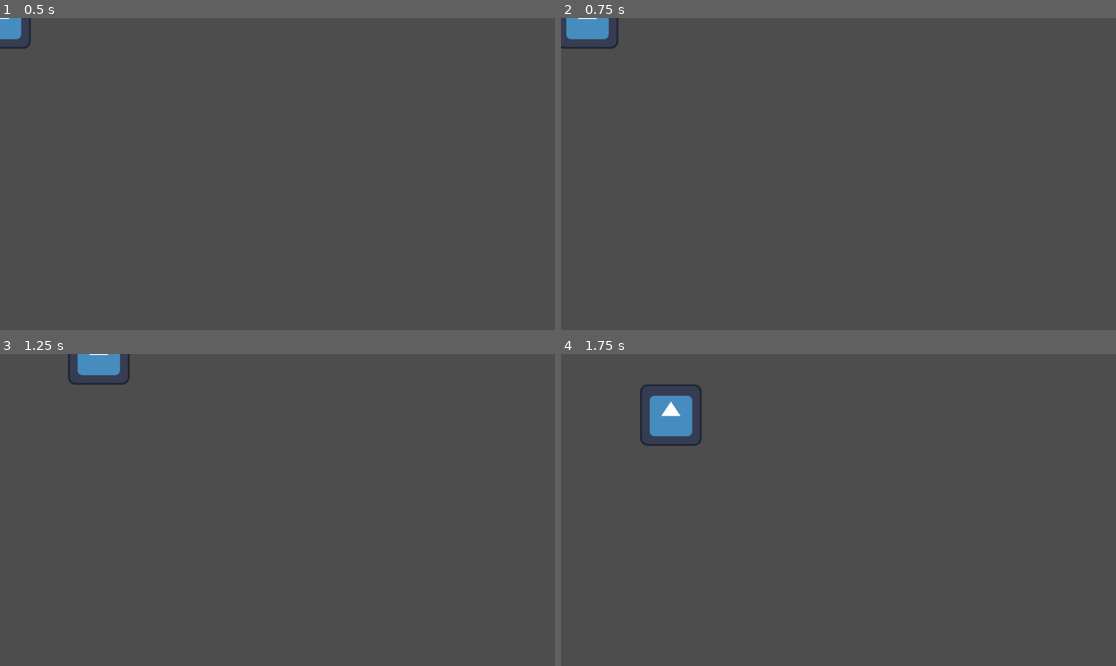
Above: before the commit, frames 1-4 (two rows, left to right).
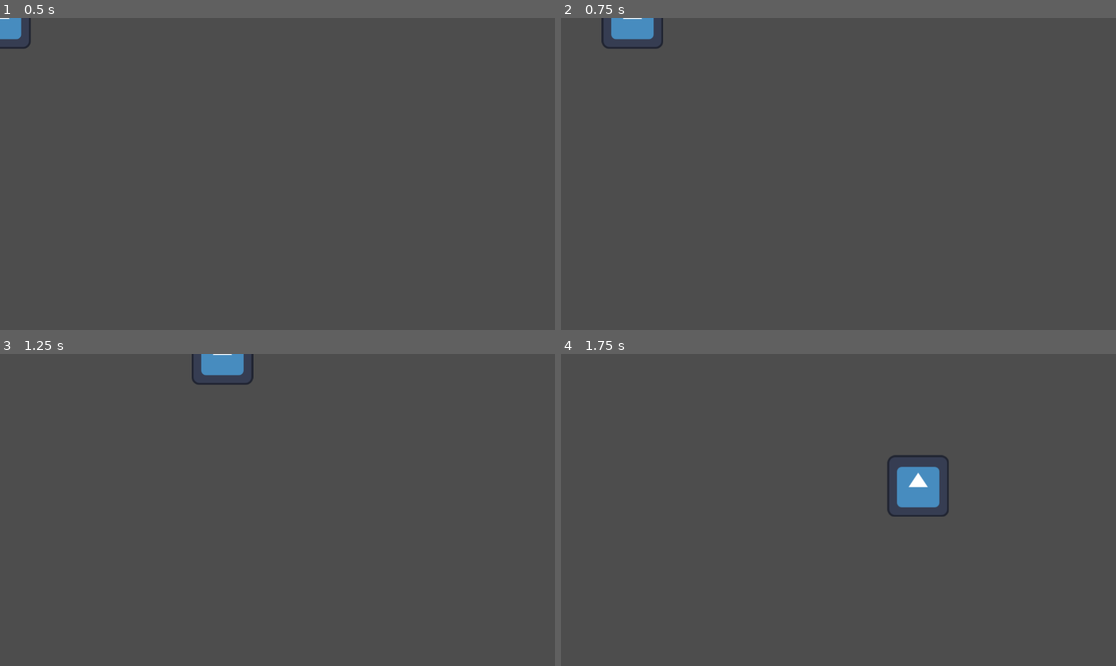
Above: after the commit, the same moments.

Repository: jwoodford28-droid/Group-Game
Game: Godot game, scene res://Scenes/Player.tscn
Same seed, same stepped clock (60 frames per second), same inputs: the game is played once before the commit and once after it. The project has no main scene, so this scene is started directly. The engine's default icon, where the game draws it, is replaced by a stand-in: a white triangle on a blue panel in a dark square.
Inputs:
- Up to frame 1 (0.5 s): no input
- Up to frame 2 (0.75 s): tap Enter at 0.5 s; hold D (Right) from 0.53 s (still down); tap F (Dodge, bound only after the commit) at 0.6 s
- Up to frame 3 (1.25 s): keep holding D (Right)
- Up to frame 4 (1.75 s): release D (Right) at 1.28 s; hold S (Down) from 1.28 s (still down); tap F (Dodge, bound only after the commit) at 1.35 s

Frame 1 is identical in both runs. In frame 2, 1.2% of the frame differs, in the area x 0-19%, y 0-10%; in frame 3, 1.4%; in frame 4, 2.6%, in the area x 14-70%, y 9-53%.

Commit message:
Dodge
Dodging

Diff:
--- a/group-game/Scenes/Player.tscn
+++ b/group-game/Scenes/Player.tscn
@@ -6,11 +6,84 @@
 [sub_resource type="CircleShape2D" id="CircleShape2D_kpjcp"]
 radius = 52.03845
 
+[sub_resource type="SpriteFrames" id="SpriteFrames_rpqav"]
+animations = [{
+"frames": [{
+"duration": 1.0,
+"texture": ExtResource("2_kyqiw")
+}],
+"loop": true,
+"name": &"Down",
+"speed": 5.0
+}, {
+"frames": [{
+"duration": 1.0,
+"texture": ExtResource("2_kyqiw")
+}],
+"loop": true,
+"name": &"DownLeft",
+"speed": 5.0
+}, {
+"frames": [{
+"duration": 1.0,
+"texture": ExtResource("2_kyqiw")
+}],
+"loop": true,
+"name": &"DownRight",
+"speed": 5.0
+}, {
+"frames": [{
+"duration": 1.0,
+"texture": ExtResource("2_kyqiw")
+}],
+"loop": true,
+"name": &"Left",
+"speed": 5.0
+}, {
+"frames": [{
+"duration": 1.0,
+"texture": ExtResource("2_kyqiw")
+}],
+"loop": true,
+"name": &"Right",
+"speed": 5.0
+}, {
+"frames": [{
+"duration": 1.0,
+"texture": ExtResource("2_kyqiw")
+}],
+"loop": true,
+"name": &"Up",
+"speed": 5.0
+}, {
+"frames": [{
+"duration": 1.0,
+"texture": ExtResource("2_kyqiw")
+}],
+"loop": true,
+"name": &"UpLeft",
+"speed": 5.0
+}, {
+"frames": [{
+"duration": 1.0,
+"texture": ExtResource("2_kyqiw")
+}],
+"loop": true,
+"name": &"UpRight",
+"speed": 5.0
+}]
+
 [node name="CharacterBody2D" type="CharacterBody2D" unique_id=545131653]
 script = ExtResource("1_rpqav")
 
 [node name="CollisionShape2D" type="CollisionShape2D" parent="." unique_id=1149845236]
 shape = SubResource("CircleShape2D_kpjcp")
 
-[node name="Sprite2D" type="Sprite2D" parent="." unique_id=1798308859]
-texture = ExtResource("2_kyqiw")
+[node name="AnimatedSprite2D" type="AnimatedSprite2D" parent="." unique_id=1902985526]
+sprite_frames = SubResource("SpriteFrames_rpqav")
+animation = &"Down"
+
+[node name="Dodge_Timer" type="Timer" parent="." unique_id=2078185050]
+wait_time = 0.3
+
+[connection signal="timeout" from="Dodge_Timer" to="." method="_on_dodge_timer_timeout"]
--- a/group-game/Scripts/Player.gd
+++ b/group-game/Scripts/Player.gd
@@ -1,12 +1,56 @@
 extends CharacterBody2D
 
 
-const SPEED = 300.0
+var SPEED = 300.0
 const JUMP_VELOCITY = -400.0
 const accel = 100
+var dodge = false
 
 
 func _physics_process(delta: float) -> void:
-	var move_vector: Vector2 = Input.get_vector("Left", "Right", "Up", "Down")
-	velocity = velocity.move_toward(move_vector * SPEED, accel)
+	if Input.is_action_just_pressed("Dodge") and dodge == false:
+		dodge = true
+		$Dodge_Timer.start()
+		$CollisionShape2D.disabled = true
+		if $AnimatedSprite2D.animation == "Up":
+			velocity = Vector2(0, -1000)
+		elif $AnimatedSprite2D.animation == "UpLeft":
+			velocity = Vector2(-707, -707)
+		elif $AnimatedSprite2D.animation == "UpRight":
+			velocity = Vector2(707, -707)
+		elif $AnimatedSprite2D.animation == "Down":
+			velocity = Vector2(0, 1000)
+		elif $AnimatedSprite2D.animation == "DownLeft":
+			velocity = Vector2(-707, 707)
+		elif $AnimatedSprite2D.animation == "DownRight":
+			velocity = Vector2(707, 707)
+		elif $AnimatedSprite2D.animation == "Left":
+			velocity = Vector2(-1000, 0)
+		elif $AnimatedSprite2D.animation == "Right":
+			velocity = Vector2(1000, 0)
+	if dodge == false:
+		var move_vector: Vector2 = Input.get_vector("Left", "Right", "Up", "Down")
+		velocity = velocity.move_toward(move_vector * SPEED, accel)
+		if velocity.y < 0 and velocity.x == 0:
+			$AnimatedSprite2D.play("Up")
+		elif velocity.y < 0 and velocity.x < 0:
+			$AnimatedSprite2D.play("UpLeft")
+		elif velocity.y < 0 and velocity.x > 0:
+			$AnimatedSprite2D.play("UpRight")
+		elif velocity.y > 0 and velocity.x == 0:
+			$AnimatedSprite2D.play("Down")
+		elif velocity.y > 0 and velocity.x < 0:
+			$AnimatedSprite2D.play("DownLeft")
+		elif velocity.y > 0 and velocity.x > 0:
+			$AnimatedSprite2D.play("DownRight")
+		elif velocity.y == 0 and velocity.x < 0:
+			$AnimatedSprite2D.play("Left")
+		elif velocity.y == 0 and velocity.x > 0:
+			$AnimatedSprite2D.play("Right")
+		else:
+			$AnimatedSprite2D.stop()
+		print($AnimatedSprite2D.animation)
 	move_and_slide()
+
+func _on_dodge_timer_timeout() -> void:
+	dodge = false
--- a/group-game/project.godot
+++ b/group-game/project.godot
@@ -40,6 +40,15 @@
 , Object(InputEventKey,"resource_local_to_scene":false,"resource_name":"","device":-1,"window_id":0,"alt_pressed":false …(186 unchanged characters)…
 ]
 }
+Dodge={
+"deadzone": 0.2,
+"events": [Object(InputEventKey,"resource_local_to_scene":false,"resource_name":"","device":-1,"window_id":0,"alt_pressed":false,"shift_pressed":false,"ctrl_pressed":false,"meta_pressed":false,"pressed":false,"keycode":0,"physical_keycode":70,"key_label":0,"unicode":102,"location":0,"echo":false,"script":null)
+]
+}
+Interact={
+"deadzone": 0.2,
+"events": []
+}
 
 [physics]
 
